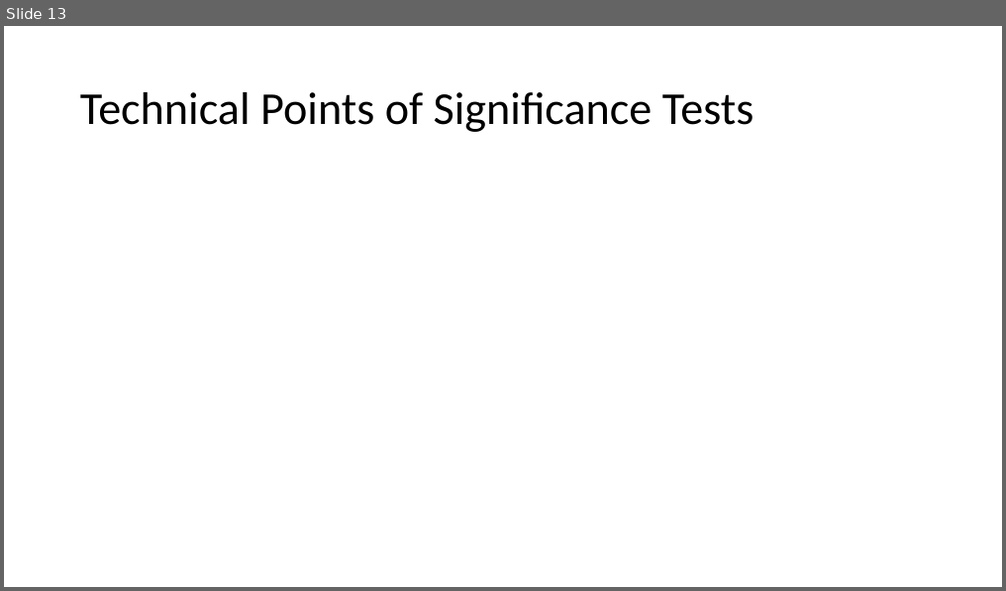
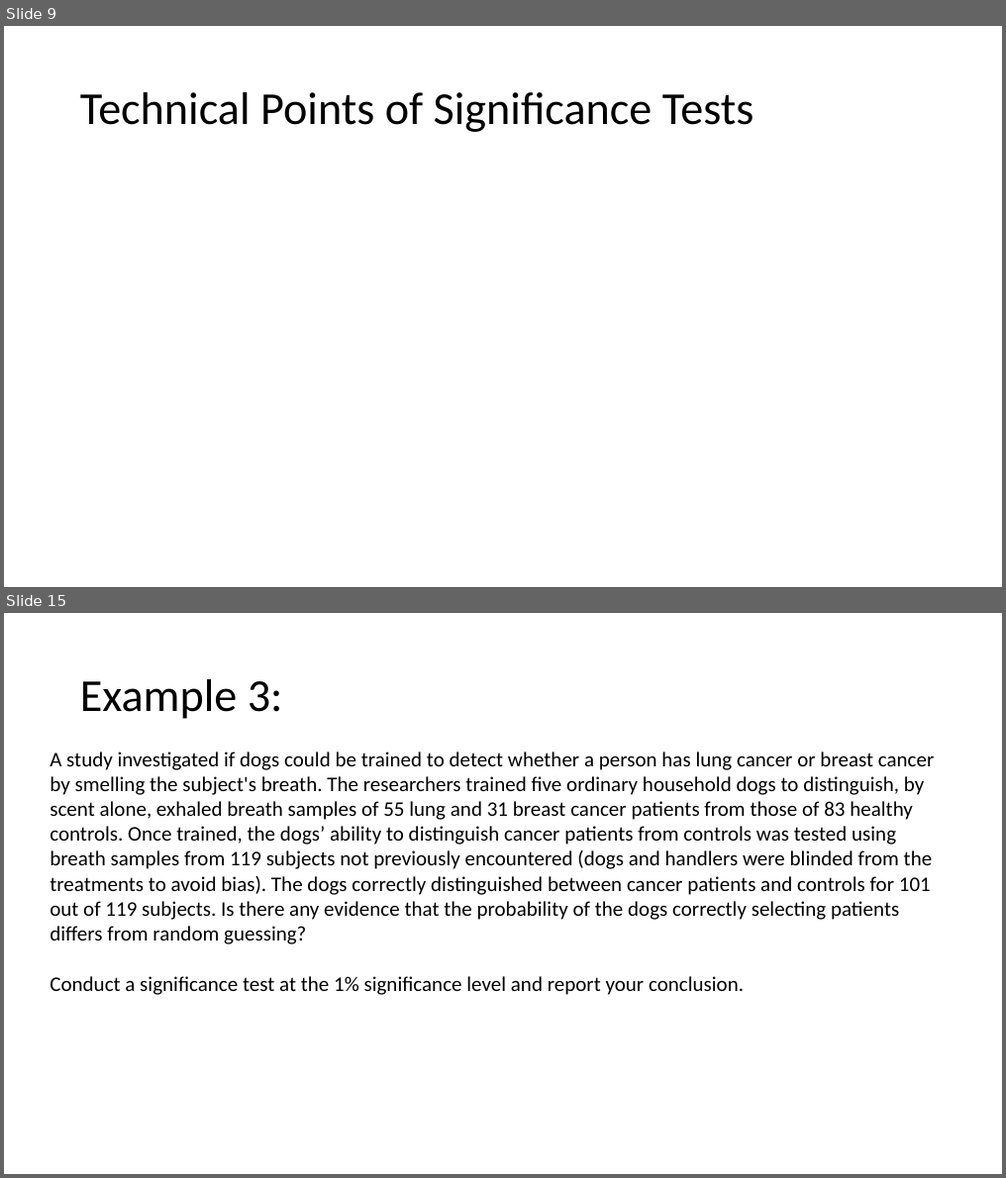
Before and after one commit to Jarred6068/Kvamme_UI_STAT251, a slide deck: docs/lecture_slides/Week 12/Week12_Lecture22_Slides_3_27_2024.pptx. Shown one above the other, each under a label of ours: slide 13 before the commit, slides 9 and 15 after it; the slides between them are not shown. The pictures are 1006x591 and 1006x1178 pixels, drawn with LibreOffice and Linux fonts; fonts in the diff are those of the drawing; grey boxes stand for pictures. Boxes give left, top, right and bottom in pixels: in the first picture for what was removed or moved away, otherwise in the second. Text is boxed around its words. In the diff, an @@ line names an element or a change of style, - is before the commit and + after.

```diff
--- a/docs/lecture_slides/Week 12/Week12_Lecture22_Slides_3_27_2024.pptx
+++ b/docs/lecture_slides/Week 12/Week12_Lecture22_Slides_3_27_2024.pptx
@@ slide 15 added at box(4, 613, 1002, 1174), background #FFFFFF @@
@@ title added at box(80, 679, 283, 719), 44 pt, text #000000 @@
+Example 3:
@@ text added at box(50, 752, 934, 995), 20 pt, text #000000 @@
+A study investigated if dogs could be trained to detect whether a person has lung cancer or breast cancer by smelling the subject's breath. The researchers trained five ordinary household dogs to distinguish, by scent alone, exhaled breath samples of 55 lung and 31 breast cancer patients from those of 83 healthy controls. Once trained, the dogs’ ability to distinguish cancer patients from controls was tested using breath samples from 119 subjects not previously encountered (dogs and handlers were blinded from the treatments to avoid bias). The dogs correctly distinguished between cancer patients and controls for 101 out of 119 subjects. Is there any evidence that the probability of the dogs correctly selecting patients differs from random guessing?
+Conduct a significance test at the 1% significance level and report your conclusion.
@@ what was slide 13 is now slide 9 @@
```
Also in this commit, not shown: 6 slides changed, 4 other slides added, 2 slides removed, 6 other files.
